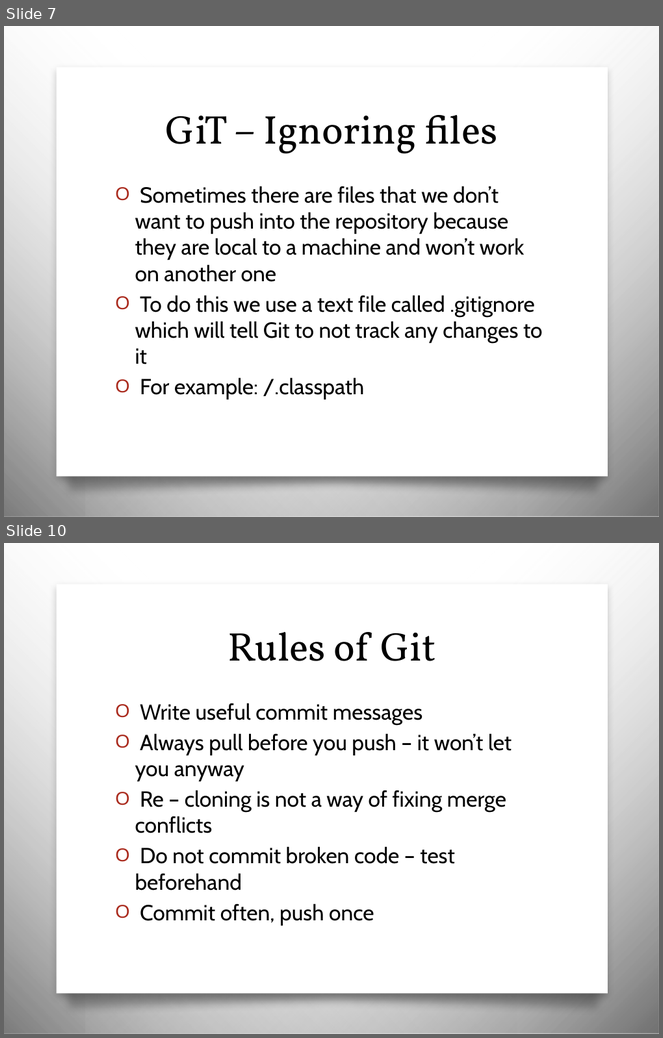
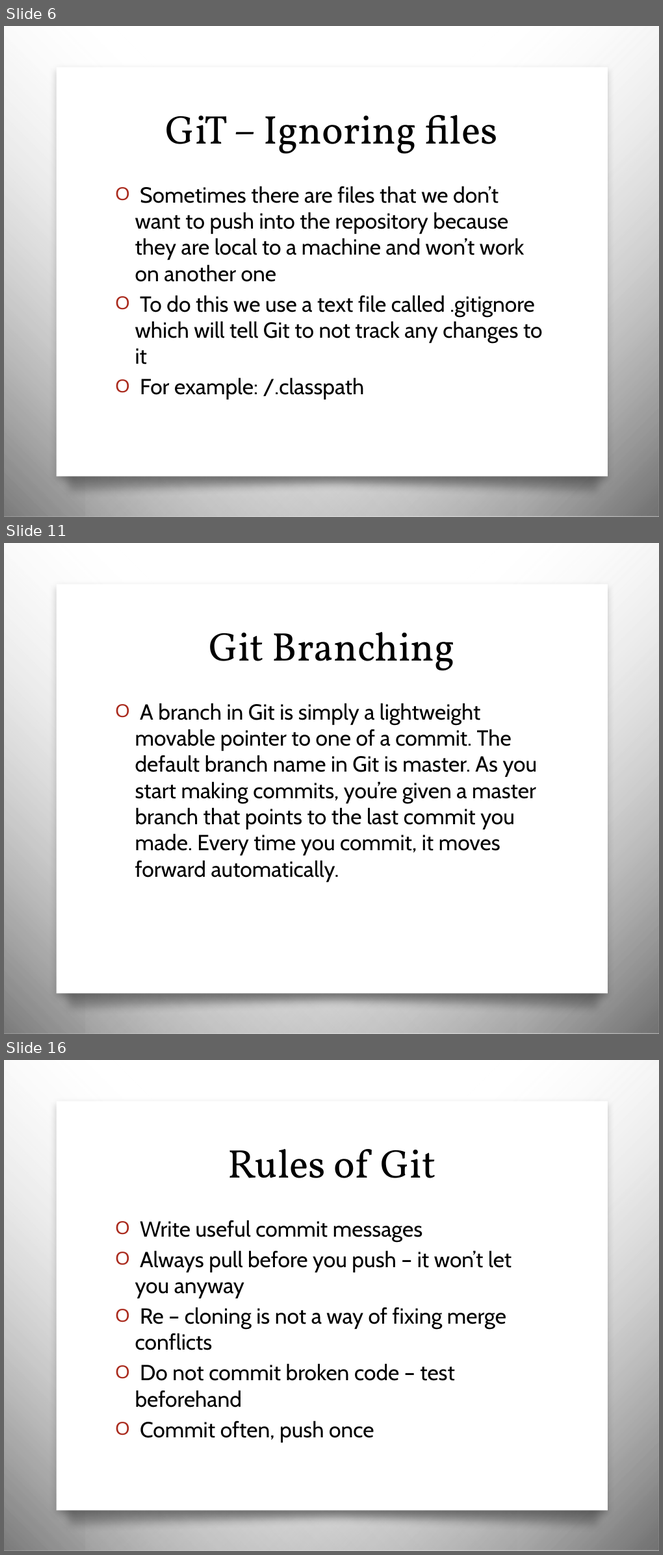
Before and after one commit to JCMander/PortalPower, a slide deck: Git/Git Slides.pptx. Shown one above the other, each under a label of ours: slides 7 and 10 before the commit, slides 6, 11 and 16 after it; the slides between them are not shown. The pictures are 663x1038 and 663x1555 pixels, drawn with LibreOffice and Linux fonts; fonts in the diff are those of the drawing; background and template pictures are left out. Boxes give left, top, right and bottom in pixels: in the first picture for what was removed or moved away, otherwise in the second. Text is boxed around its words. In the diff, an @@ line names an element or a change of style, - is before the commit and + after.

```diff
--- a/Git/Git Slides.pptx
+++ b/Git/Git Slides.pptx
@@ slide 11 added at box(4, 543, 659, 1034), background picture (left out); not listed: 4 template elements that a slide beside it also shows @@
@@ title added at box(209, 632, 455, 671), 44 pt, text #000000 @@
+Git Branching
@@ text added at box(135, 703, 538, 882), 24 pt, text #000000 @@
+O A branch in Git is simply a lightweight movable pointer to one of a commit. The default branch name in Git is master. As you start making commits, you’re given a master branch that points to the last commit you made. Every time you commit, it moves forward automatically.
@@ what was slide 7 is now slide 6 @@
@@ what was slide 10 is now slide 16 @@
```
Also in this commit, not shown: 7 slides changed, 5 other slides added.
